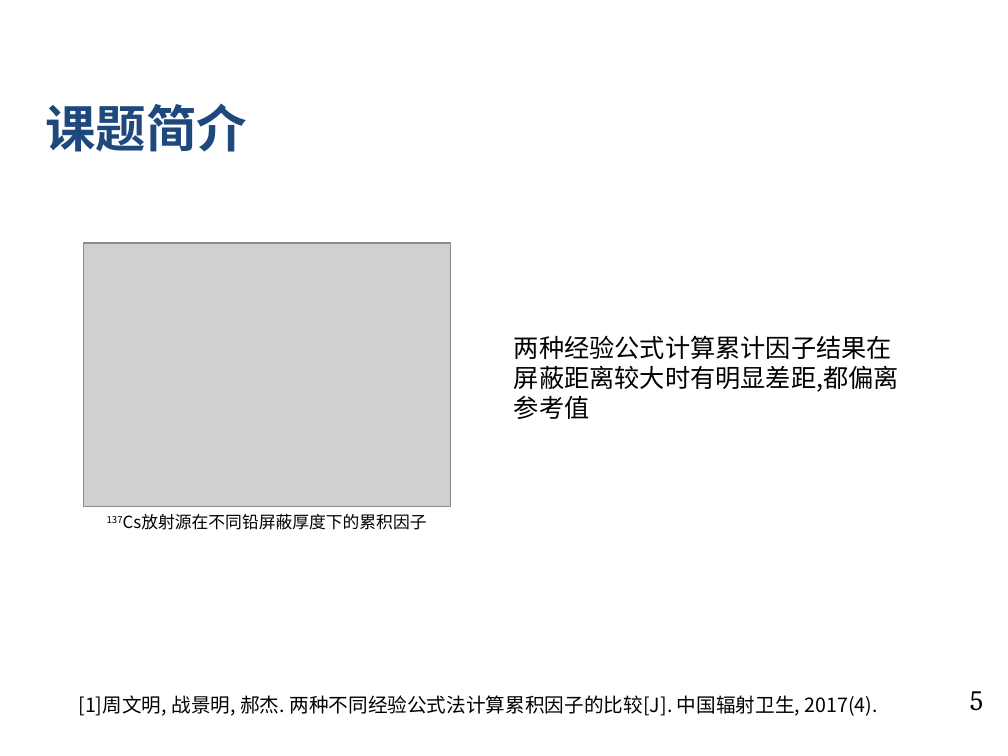
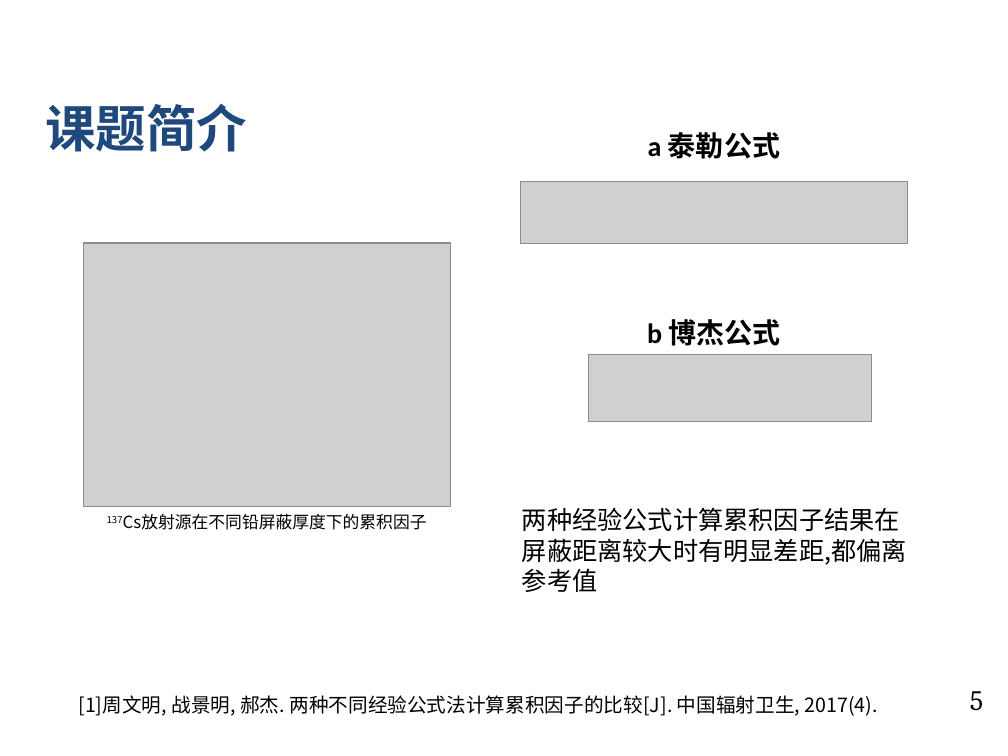
Before and after one commit to Apricot1024/GraduationProject, a slide deck: slide 5 of 2.中期/中期.pptx. Drawn at 1008x756 pixels with LibreOffice and Linux fonts; fonts in the diff are those of the drawing; grey boxes stand for pictures; background and template pictures are left out. Boxes give left, top, right and bottom in pixels: in the first picture for what was removed or moved away, otherwise in the second. Text is boxed around its words. In the diff, an @@ line names an element or a change of style, - is before the commit and + after.

```diff
--- a/2.中期/中期.pptx
+++ b/2.中期/中期.pptx
@@ text added at <box>648,132,780,159</box>, 20 pt, text #000000, bold @@
+a 泰勒公式
@@ picture added at <box>520,181,908,244</box> @@
@@ text added at <box>647,319,780,346</box>, 20 pt, text #000000, bold @@
+b 博杰公式
@@ picture added at <box>589,354,872,421</box> @@
@@ text at <box>522,507,907,592</box>: text changed @@
-两种经验公式计算累计因子结果在屏蔽距离较大时有明显差距,都偏离参考值
+两种经验公式计算累积因子结果在屏蔽距离较大时有明显差距,都偏离参考值
```
Also in this commit, not shown: 11 other slides changed, 1 slide added, 16 other files.
